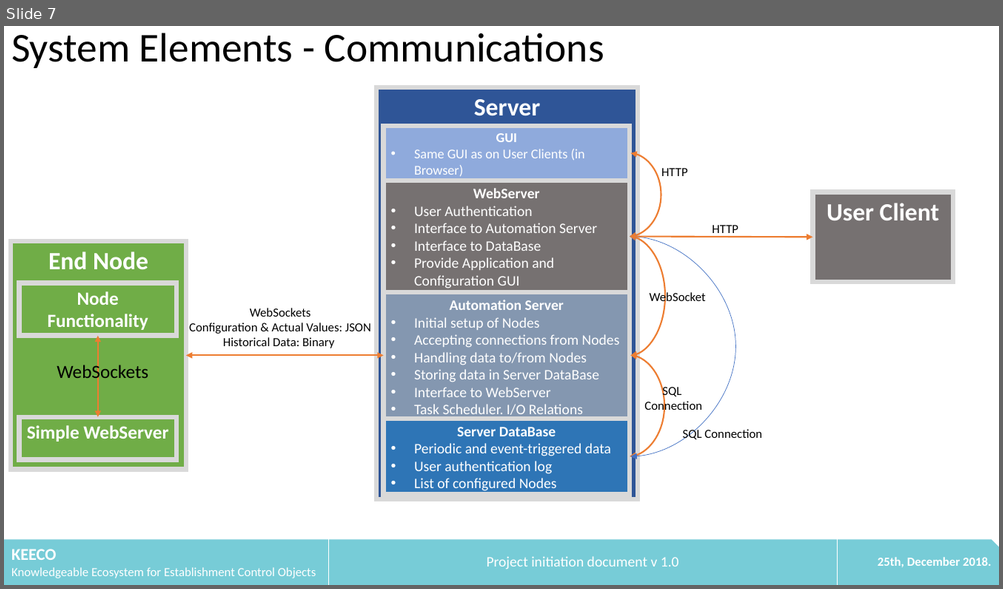
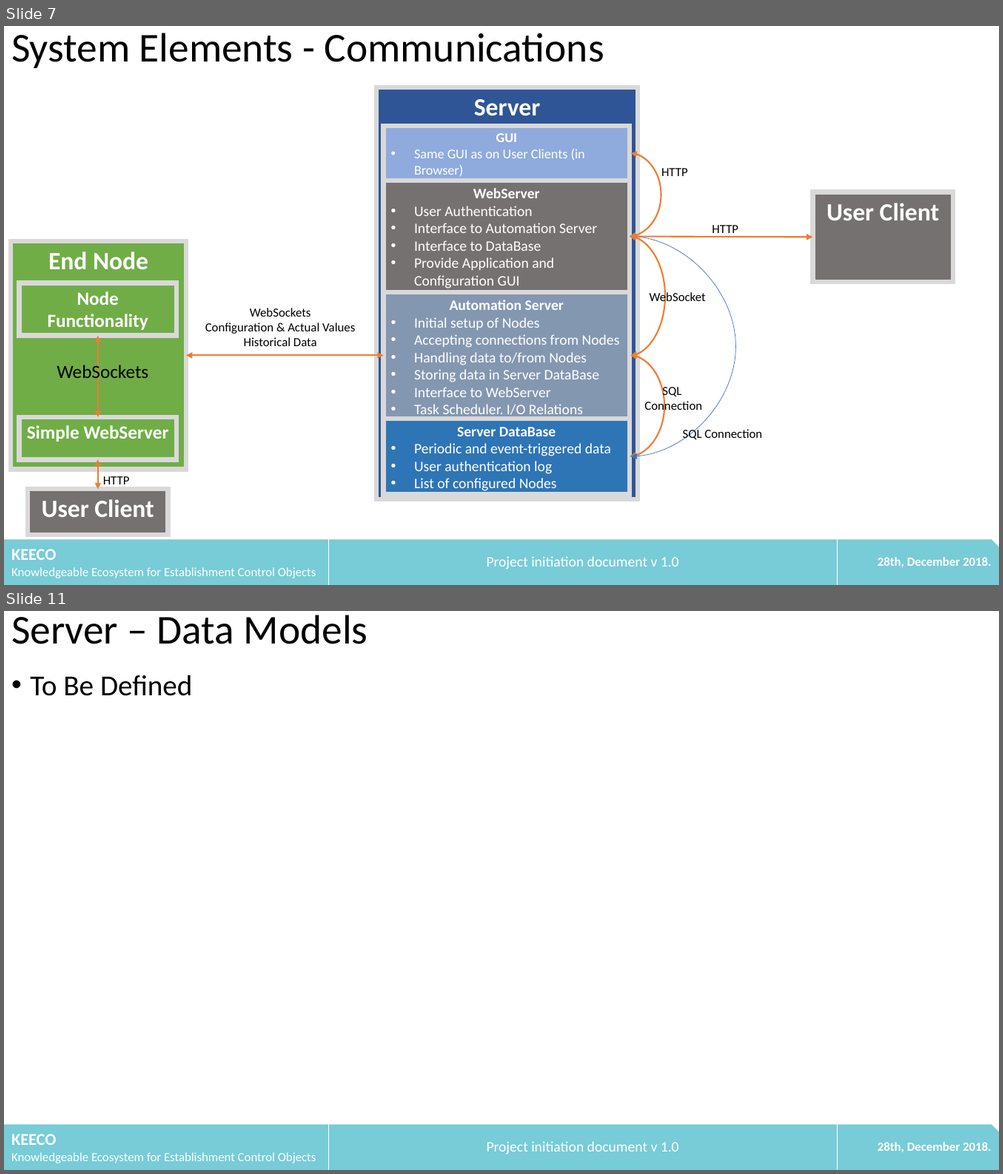
Before and after one commit to litechniks/KEECO, a slide deck: docs/20181225_KEECO_ProjectInit.pptx. Shown one above the other, each under a label of ours: slide 7 before the commit, slides 7 and 11 after it; the slides between them are not shown. The pictures are 1003x589 and 1003x1174 pixels, drawn with LibreOffice and Linux fonts; fonts in the diff are those of the drawing. Boxes give left, top, right and bottom in pixels: in the first picture for what was removed or moved away, otherwise in the second. Text is boxed around its words. In the diff, an @@ line names an element or a change of style, - is before the commit and + after.

Commit message:
Update 20181225_KEECO_ProjectInit.pptx
Additions on 12_18: milestones

```diff
--- a/docs/20181225_KEECO_ProjectInit.pptx
+++ b/docs/20181225_KEECO_ProjectInit.pptx
@@ slide 11 added at [4, 611, 999, 1170], background #FFFFFF @@
@@ text added at [11, 615, 368, 644], 39.6 pt, text #000000 @@
+Server – Data Models
@@ text added at [30, 675, 193, 696], 28 pt, text #000000 @@
+• To Be Defined
@@ snip rect added at [4, 1125, 999, 1170], fill #77CCD7 @@
@@ table added at [4, 1125, 999, 1170], 1 rows, 3 columns @@
+KEECO / Knowledgeable Ecosystem for Establishment Control Objects | Project initiation document v 1.0 | 28th, December 2018.
@@ slide 7 changed as well @@
@@ text "WebSockets": place and size @@
-text "WebSockets" at [189, 308, 371, 349]
+text "WebSockets" at [205, 308, 355, 346]
@@ text at [205, 323, 355, 346]: text changed @@
-Configuration & Actual Values: JSON
-Historical Data: Binary
+Configuration & Actual Values
+Historical Data
@@ double arrow added from (98, 460) to (98, 489), #ED7D31 1.5 pt @@
@@ rectangle added at [28, 489, 168, 535], fill #767171, outline #D9D9D9 4.5 pt, 24 pt, text #FFFFFF, bold @@
+User Client
@@ text added at [103, 477, 130, 485], 12 pt, text #000000 @@
+HTTP
@@ table at [4, 540, 999, 585] @@
-row 1, column 3: 25th, December 2018.
+row 1, column 3: 28th, December 2018.
```
Also in this commit, not shown: 6 other slides changed, 4 other slides added.
